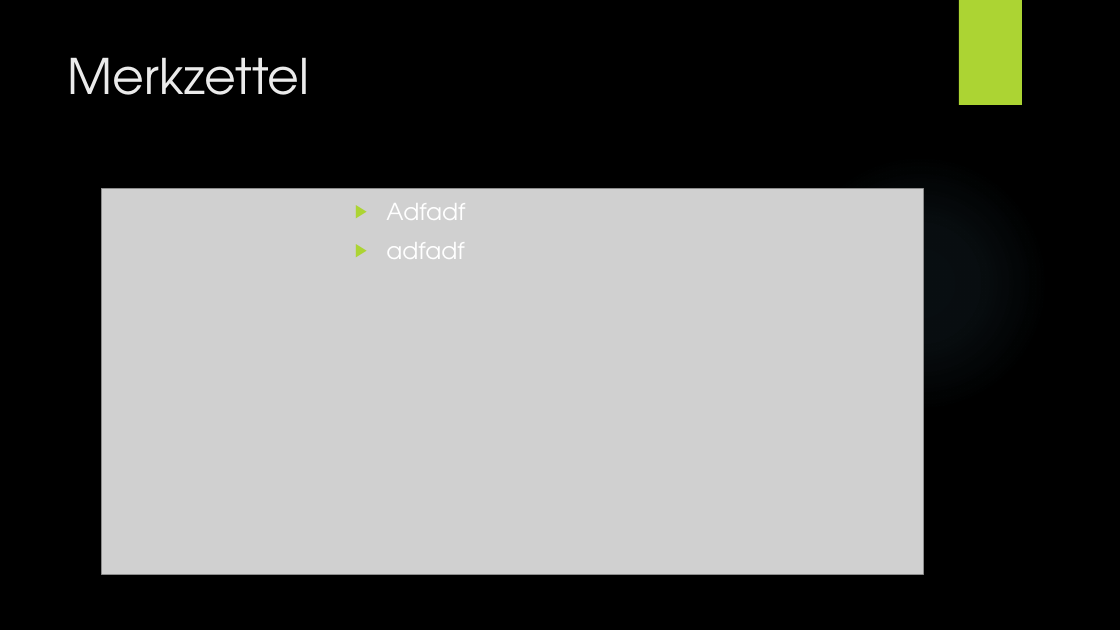
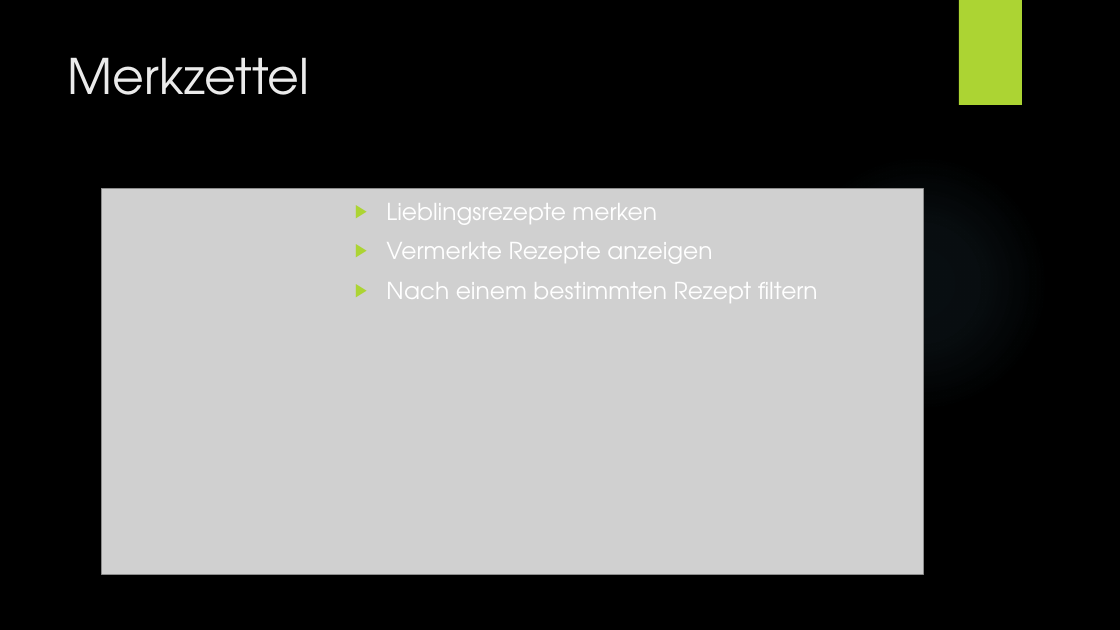
Before and after one commit to Wenja26/rezept, a slide deck: slide 6 of Rezptapp.pptx (slide 5 before the commit). Drawn at 1120x630 pixels with LibreOffice and Linux fonts; fonts in the diff are those of the drawing; grey boxes stand for pictures; background and template pictures are left out. Boxes give left, top, right and bottom in pixels: in the first picture for what was removed or moved away, otherwise in the second. Text is boxed around its words. In the diff, an @@ line names an element or a change of style, - is before the commit and + after.

```diff
--- a/Rezptapp.pptx
+++ b/Rezptapp.pptx
@@ text at (386, 203, 818, 303): text changed @@
-▶ Adfadf
-▶ adfadf
+▶ Lieblingsrezepte merken
+▶ Vermerkte Rezepte anzeigen
+▶ Nach einem bestimmten Rezept filtern
```
Also in this commit, not shown: 5 other slides changed, 3 slides added.
